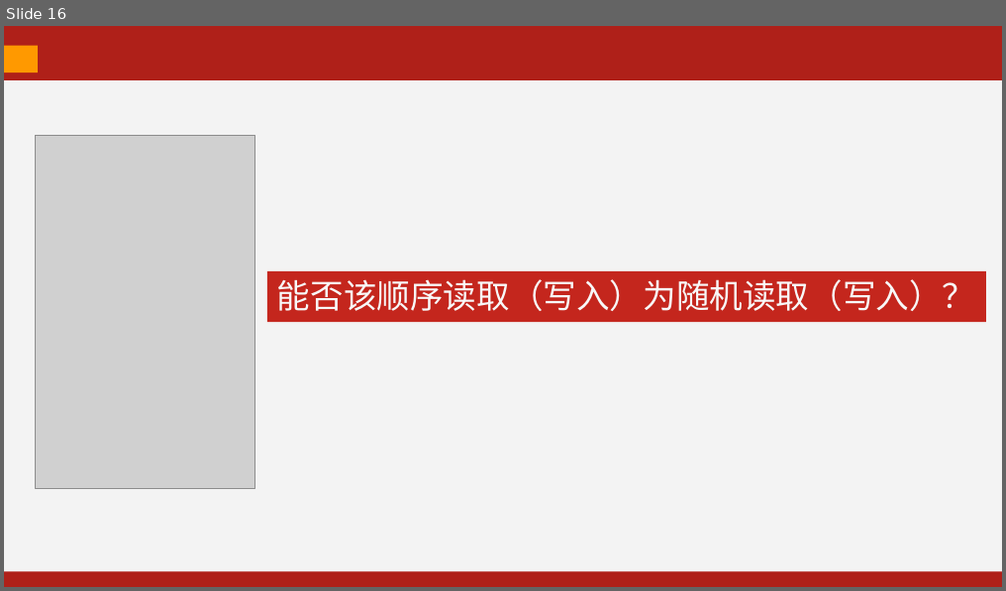
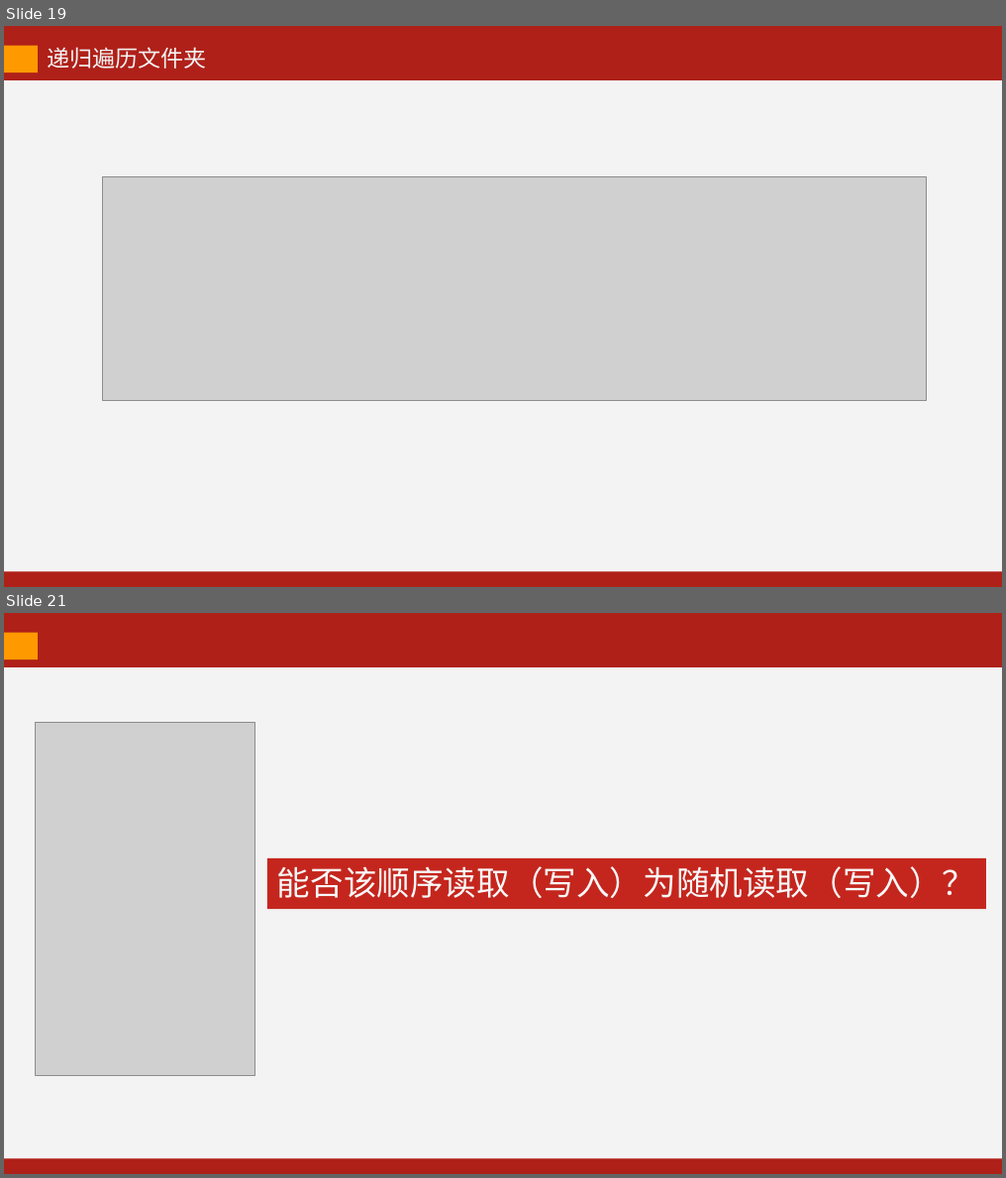
Before and after one commit to kevinjoyce/JavaCourseWare, a slide deck: PPT/每次课PPT/12 IO（输入输出）-2.pptx. Shown one above the other, each under a label of ours: slide 16 before the commit, slides 19 and 21 after it; the slides between them are not shown. The pictures are 1006x591 and 1006x1178 pixels, drawn with LibreOffice and Linux fonts; fonts in the diff are those of the drawing; grey boxes stand for pictures. Boxes give left, top, right and bottom in pixels: in the first picture for what was removed or moved away, otherwise in the second. Text is boxed around its words. In the diff, an @@ line names an element or a change of style, - is before the commit and + after.

```diff
--- a/PPT/每次课PPT/12 IO（输入输出）-2.pptx
+++ b/PPT/每次课PPT/12 IO（输入输出）-2.pptx
@@ slide 19 added at (4, 26, 1002, 587), background #AF2019 @@
@@ rectangle added at (4, 46, 38, 73), fill #FF9900 @@
@@ text added at (47, 47, 206, 69), 22 pt, text #F3F3F3 @@
+递归遍历文件夹
@@ rectangle added at (4, 80, 1002, 571), fill #F3F3F3 @@
@@ picture added at (102, 177, 926, 401) @@
@@ what was slide 16 is now slide 21 @@
```
Also in this commit, not shown: 8 slides changed, 4 other slides added, 9 other files.
